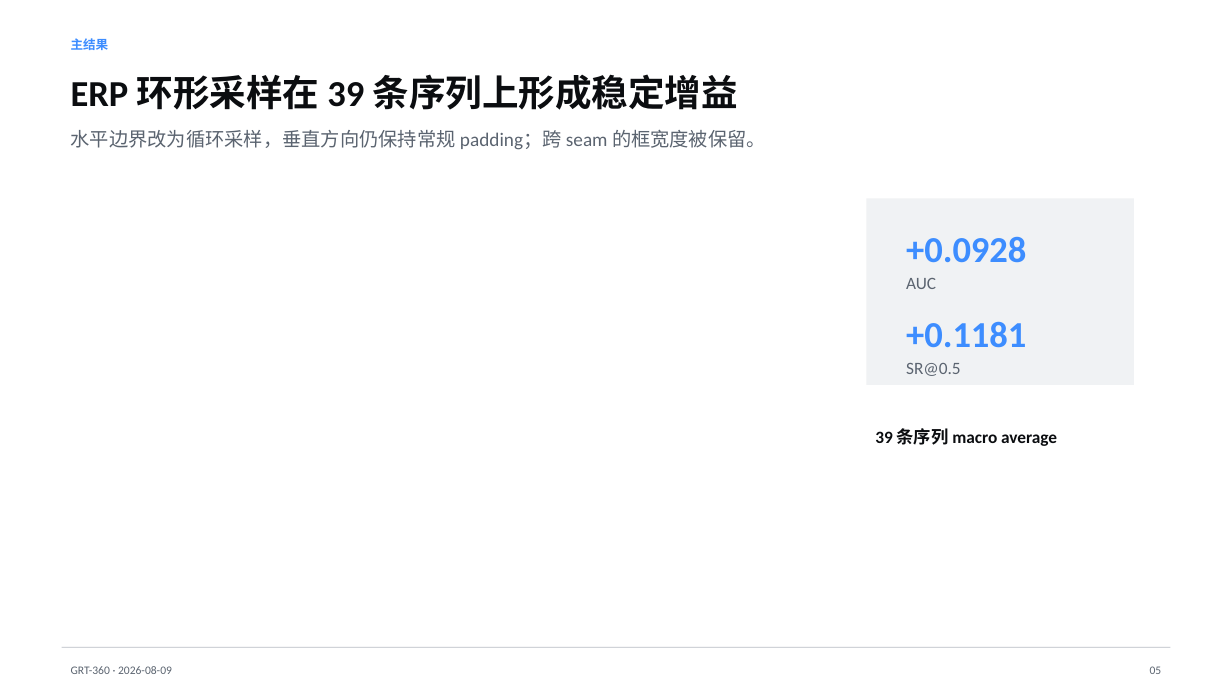
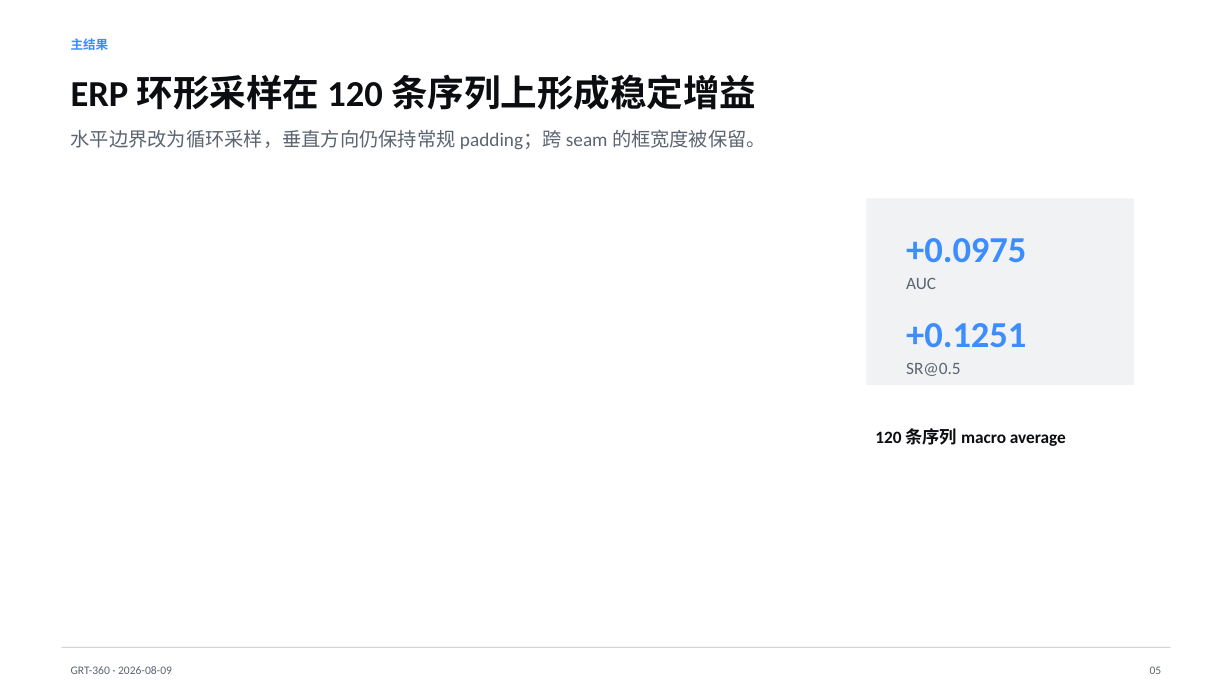
Before and after one commit to A3435331841/instan, a slide deck: slide 5 of reports/GRT360_Research_Handoff_2026-08-09.pptx. Drawn at 1232x693 pixels with LibreOffice and Linux fonts; fonts in the diff are those of the drawing. Boxes give left, top, right and bottom in pixels: in the first picture for what was removed or moved away, otherwise in the second. Text is boxed around its words. In the diff, an @@ line names an element or a change of style, - is before the commit and + after.

```diff
--- a/reports/GRT360_Research_Handoff_2026-08-09.pptx
+++ b/reports/GRT360_Research_Handoff_2026-08-09.pptx
@@ text at <box>71,74,756,110</box>: text changed @@
-ERP 环形采样在 39 条序列上形成稳定增益
+ERP 环形采样在 120 条序列上形成稳定增益
@@ text at <box>906,238,1026,263</box>: text changed @@
-+0.0928
++0.0975
@@ text at <box>906,323,1026,348</box>: text changed @@
-+0.1181
++0.1251
@@ text at <box>875,428,1066,446</box>: text changed @@
-39 条序列 macro average
+120 条序列 macro average
```
Also in this commit, not shown: 2 other slides changed, 4 other files.
